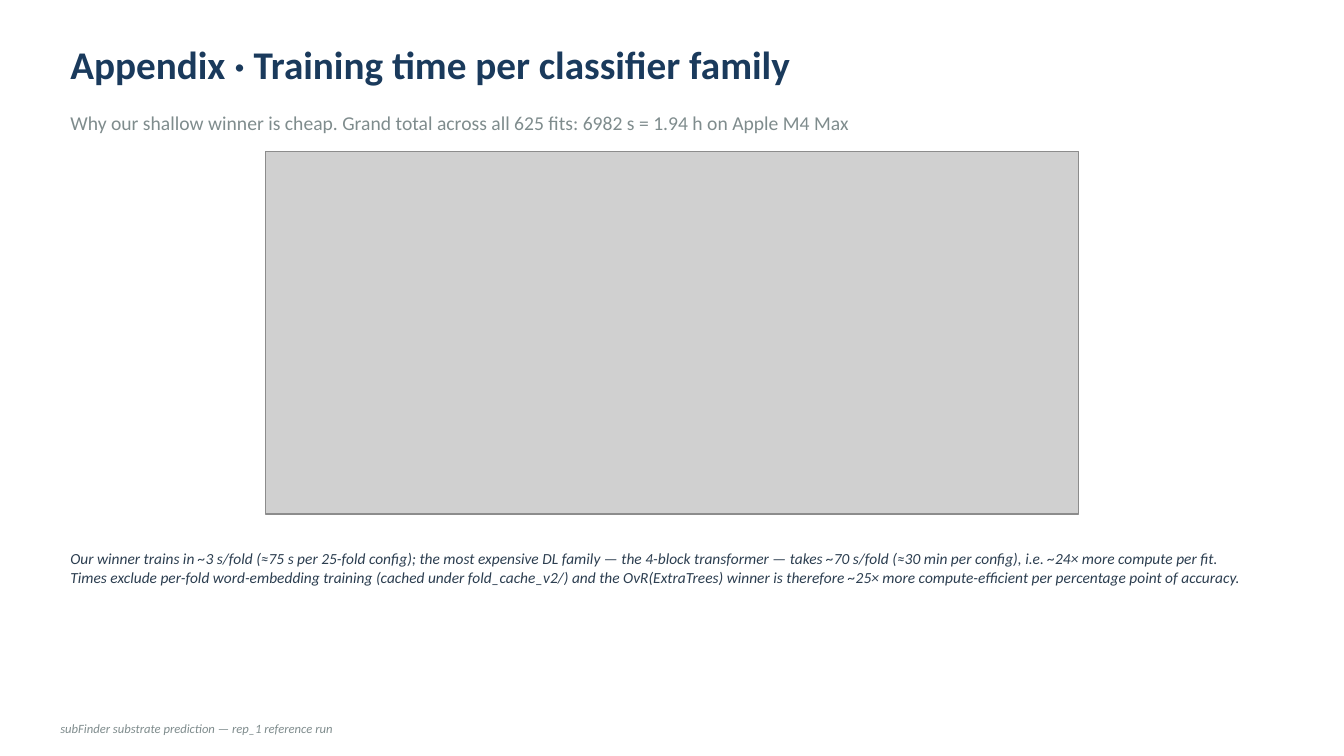
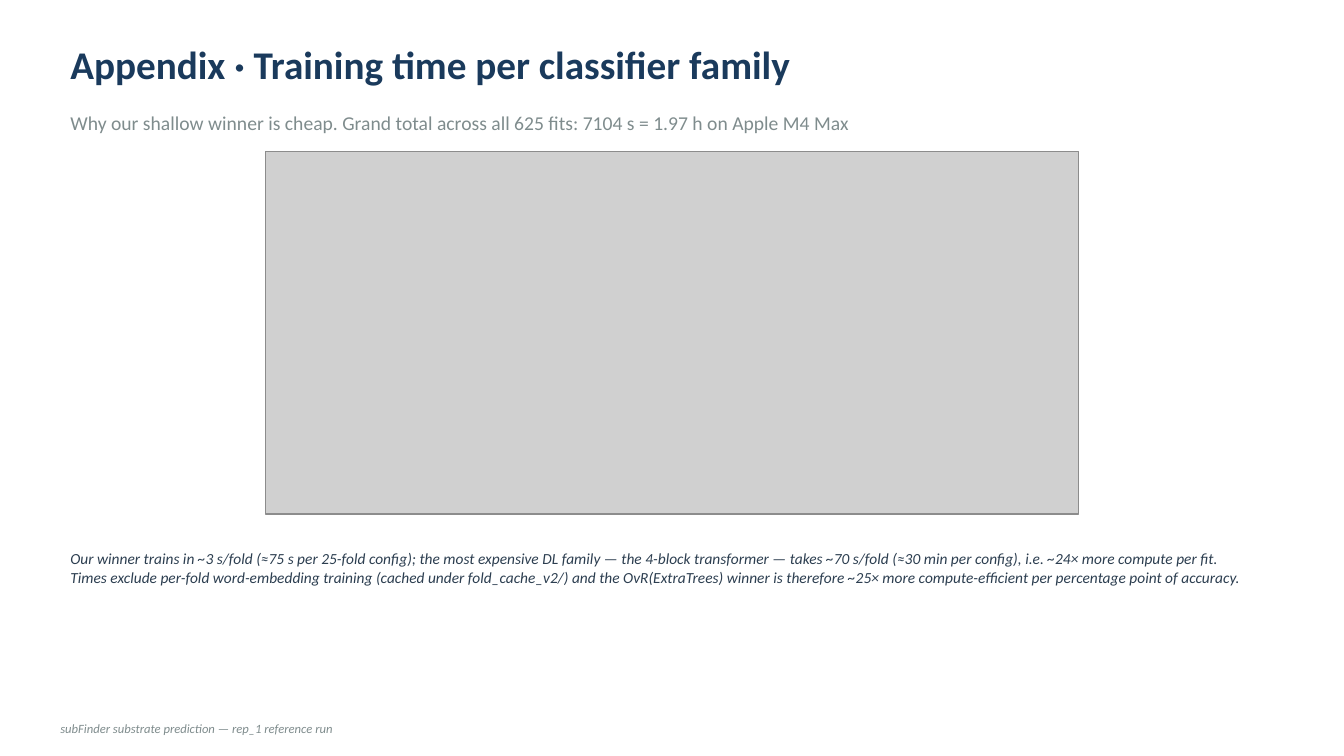
Before and after one commit to vedpiyush93-stack/subFinder_May_Release, a slide deck: slide 22 of docs/deck.pptx. Drawn at 1344x756 pixels with LibreOffice and Linux fonts; fonts in the diff are those of the drawing; grey boxes stand for pictures. Boxes give left, top, right and bottom in pixels: in the first picture for what was removed or moved away, otherwise in the second. Text is boxed around its words. In the diff, an @@ line names an element or a change of style, - is before the commit and + after.

```diff
--- a/docs/deck.pptx
+++ b/docs/deck.pptx
@@ text at [70, 116, 849, 133]: text changed @@
-Why our shallow winner is cheap. Grand total across all 625 fits: 6982 s = 1.94 h on Apple M4 Max
+Why our shallow winner is cheap. Grand total across all 625 fits: 7104 s = 1.97 h on Apple M4 Max
```
Also in this commit, not shown: 6 other slides changed, 11 other files.
